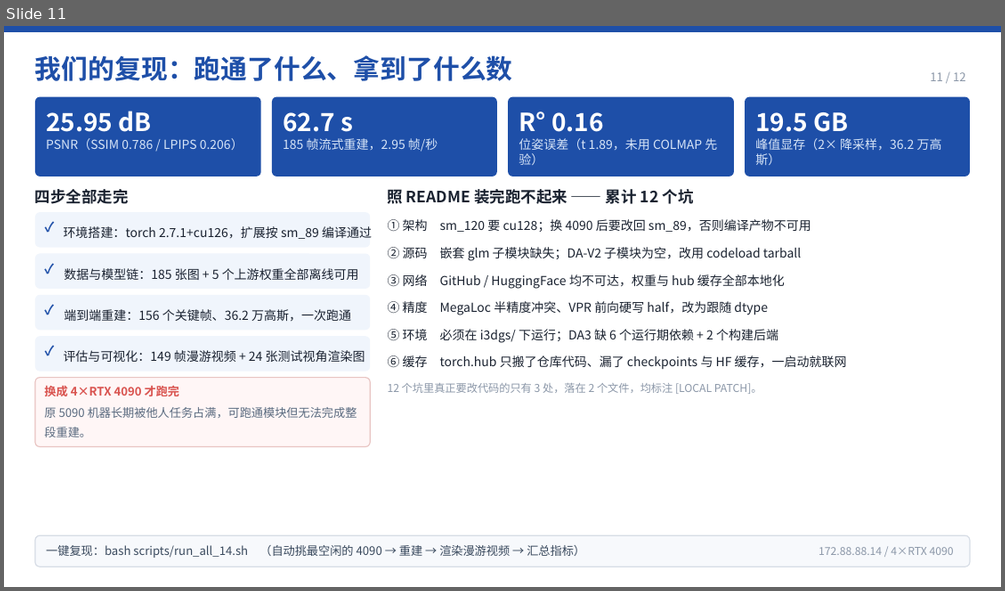
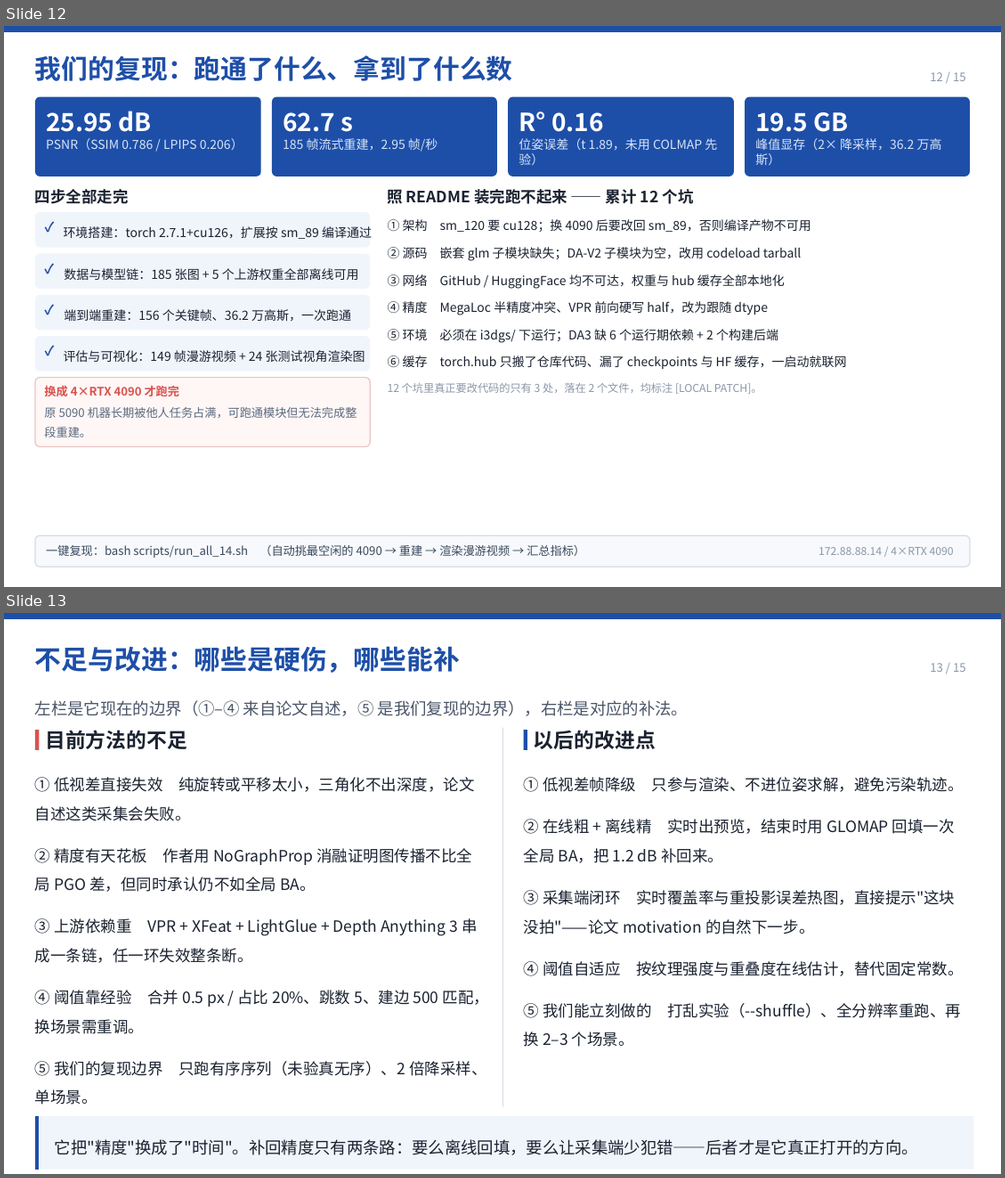
Before and after one commit to LeoZhengWei/ecnu-cs, a slide deck: ecnu-cg/02-PPT/PPT-即时三维高斯泼溅重建.pptx. Shown one above the other, each under a label of ours: slide 11 before the commit, slides 12 and 13 after it. The pictures are 1005x591 and 1005x1178 pixels, drawn with LibreOffice and Linux fonts; fonts in the diff are those of the drawing. Boxes give left, top, right and bottom in pixels: in the first picture for what was removed or moved away, otherwise in the second. Text is boxed around its words. In the diff, an @@ line names an element or a change of style, - is before the commit and + after.

```diff
--- a/ecnu-cg/02-PPT/PPT-即时三维高斯泼溅重建.pptx
+++ b/ecnu-cg/02-PPT/PPT-即时三维高斯泼溅重建.pptx
@@ slide 13 added at (4, 613, 1001, 1174), background #FFFFFF @@
@@ rectangle added at (4, 613, 1001, 619), fill #1E4FA8 @@
@@ text added at (35, 646, 460, 673), 25.5 pt, text #1E4FA8, bold @@
+不足与改进：哪些是硬伤，哪些能补
@@ text added at (930, 663, 966, 672), 11.2 pt, text #8B97A8 @@
+13 / 15
@@ text added at (35, 700, 688, 716), 15.8 pt, text #4A5568 @@
+左栏是它现在的边界（①–④ 来自论文自述，⑤ 是我们复现的边界），右栏是对应的补法。
@@ rectangle added at (35, 730, 39, 750), fill #D9534F @@
@@ text added at (45, 730, 187, 749), 19.5 pt, text #1A2230, bold @@
+目前方法的不足
@@ rectangle added at (502, 728, 503, 1107), fill #D6DCE5 @@
@@ rectangle added at (524, 730, 527, 750), fill #1E4FA8 @@
@@ text added at (534, 730, 655, 749), 19.5 pt, text #1A2230, bold @@
+以后的改进点
@@ text added at (35, 777, 474, 821), 15 pt, text #1A2230 @@
+① 低视差直接失效 纯旋转或平移太小，三角化不出深度，论文自述这类采集会失败。
@@ text added at (524, 777, 963, 792), 15 pt, text #1A2230 @@
+① 低视差帧降级 只参与渲染、不进位姿求解，避免污染轨迹。
@@ text added at (524, 819, 955, 863), 15 pt, text #1A2230 @@
+② 在线粗 + 离线精 实时出预览，结束时用 GLOMAP 回填一次全局 BA，把 1.2 dB 补回来。
@@ text added at (35, 848, 472, 892), 15 pt, text #1A2230 @@
+② 精度有天花板 作者用 NoGraphProp 消融证明图传播不比全局 PGO 差，但同时承认仍不如全局 BA。
@@ text added at (524, 890, 955, 934), 15 pt, text #1A2230 @@
+③ 采集端闭环 实时覆盖率与重投影误差热图，直接提示"这块没拍"——论文 motivation 的自然下一步。
@@ text added at (35, 918, 477, 963), 15 pt, text #1A2230 @@
+③ 上游依赖重 VPR + XFeat + LightGlue + Depth Anything 3 串成一条链，任一环失效整条断。
@@ text added at (524, 961, 963, 976), 15 pt, text #1A2230 @@
+④ 阈值自适应 按纹理强度与重叠度在线估计，替代固定常数。
@@ text added at (35, 989, 489, 1034), 15 pt, text #1A2230 @@
+④ 阈值靠经验 合并 0.5 px / 占比 20%、跳数 5、建边 500 匹配，换场景需重调。
@@ text added at (524, 1003, 961, 1046), 15 pt, text #1A2230 @@
+⑤ 我们能立刻做的 打乱实验（--shuffle）、全分辨率重跑、再换 2–3 个场景。
@@ text added at (35, 1061, 486, 1104), 15 pt, text #1A2230 @@
+⑤ 我们的复现边界 只跑有序序列（未验真无序）、2 倍降采样、单场景。
@@ freeform shape added at (35, 1116, 974, 1169), fill #1E4FA8 @@
@@ rectangle added at (39, 1116, 974, 1169), fill #F0F5FC @@
@@ text added at (55, 1139, 918, 1155), 15.8 pt, text #1A2230 @@
+它把"精度"换成了"时间"。补回精度只有两条路：要么离线回填，要么让采集端少犯错——后者才是它真正打开的方向。
@@ what was slide 11 is now slide 12 @@
@@ slide 12 changed as well @@
@@ text at (930, 72, 966, 81): text changed @@
-11 / 12
+12 / 15
```
Also in this commit, not shown: 9 other slides changed, 4 other slides added, 2 slides removed, 26 other files.
